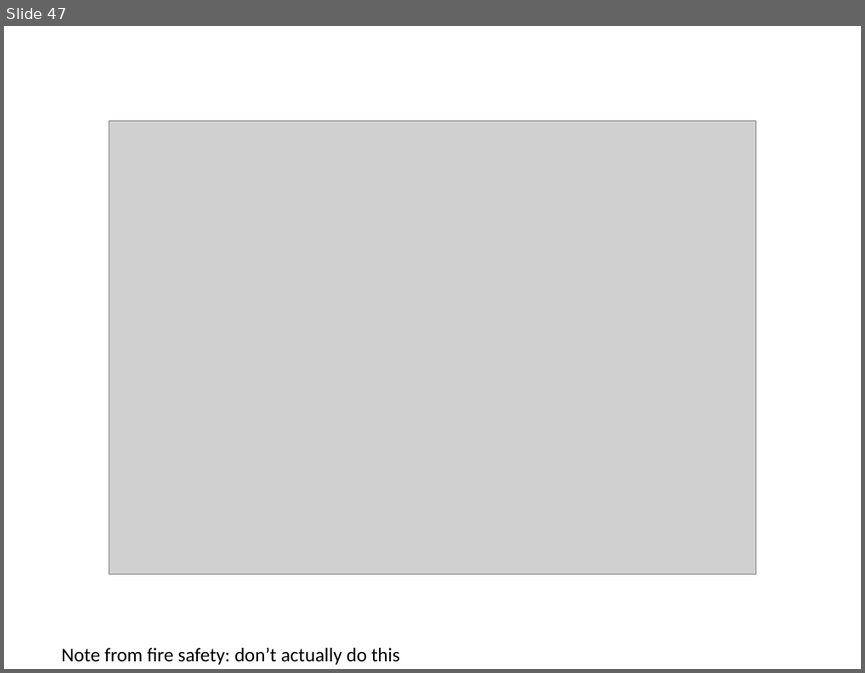
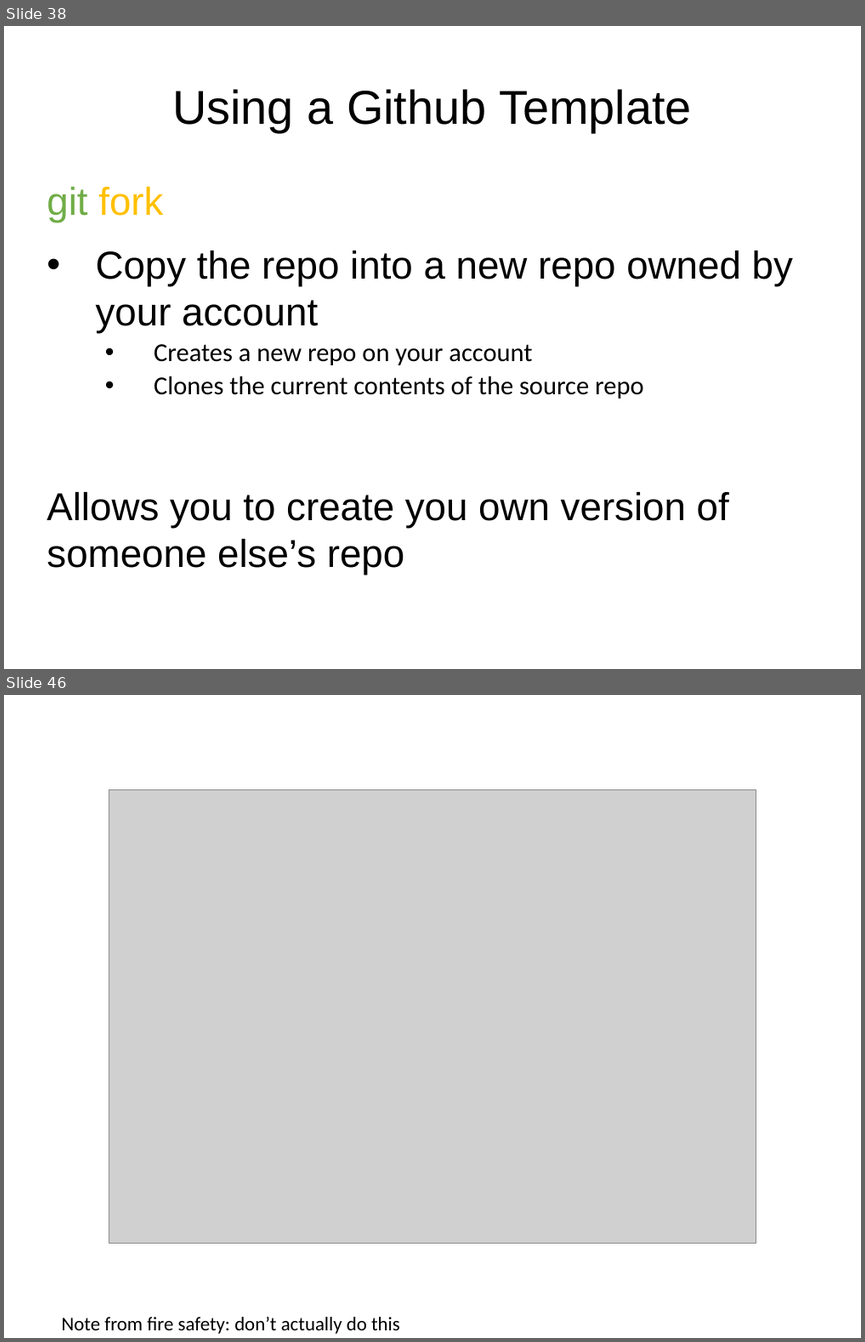
Before and after one commit to rachelplayer/isg-playground, a slide deck: git_workshop.pptx. Shown one above the other, each under a label of ours: slide 47 before the commit, slides 38 and 46 after it; the slides between them are not shown. The pictures are 865x673 and 865x1342 pixels, drawn with LibreOffice and Linux fonts; fonts in the diff are those of the drawing; grey boxes stand for pictures. Boxes give left, top, right and bottom in pixels: in the first picture for what was removed or moved away, otherwise in the second. Text is boxed around its words. In the diff, an @@ line names an element or a change of style, - is before the commit and + after.

```diff
--- a/git_workshop.pptx
+++ b/git_workshop.pptx
@@ slide 38 added at <box>4,26,861,669</box>, background #FFFFFF @@
@@ title added at <box>172,89,692,132</box>, 44 pt, text #000000 @@
+Using a Github Template
@@ text added at <box>46,187,793,567</box>, 36 pt, text #000000 @@
+git fork
+• Copy the repo into a new repo owned by your account
+  • Creates a new repo on your account
+  • Clones the current contents of the source repo
+Allows you to create you own version of someone else’s repo
@@ what was slide 47 is now slide 46 @@
```
Also in this commit, not shown: 6 slides changed, 32 other slides added, 52 slides removed.
